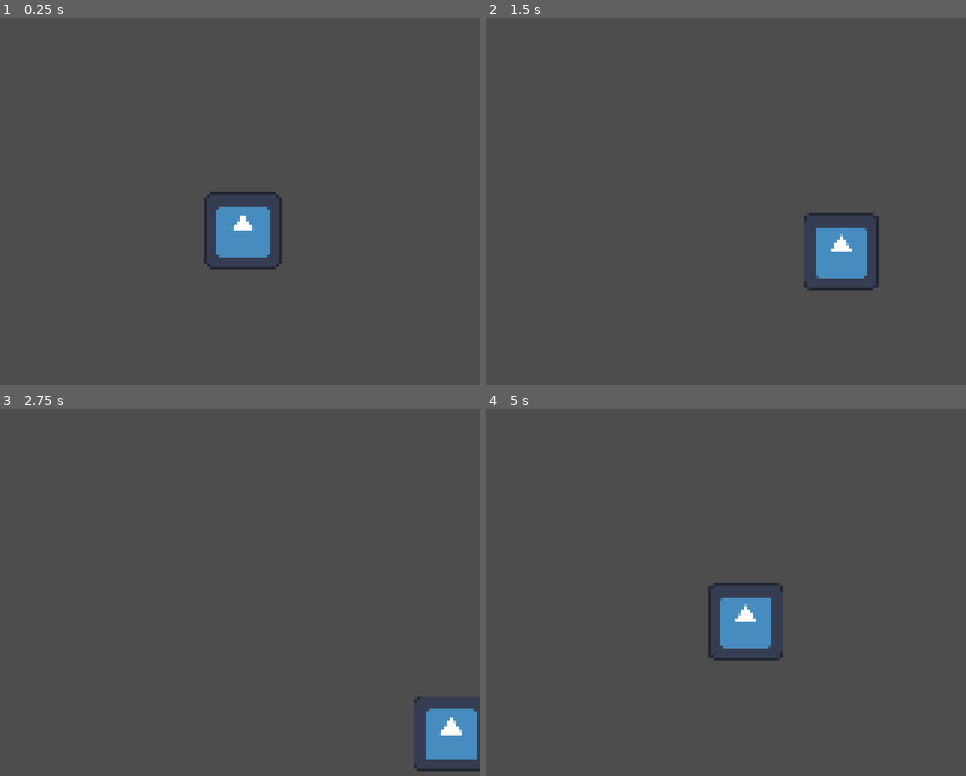
Above: before the commit, frames 1-4 (two rows, left to right).
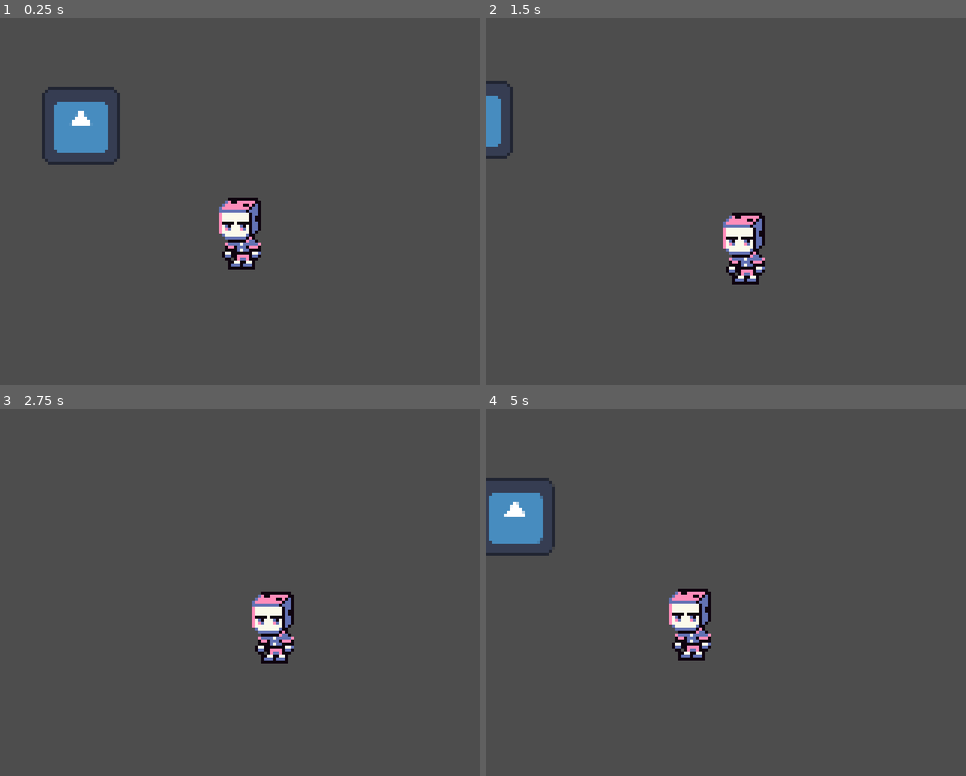
Above: after the commit, the same moments.

Repository: 0xspiderr/gbjam13_gamejam
Game: Godot game, scene res://scenes/game/game.tscn
The game is run twice, just before and just after one commit, with the same random seed, the same clock (stepped at 60 frames per second) and the same inputs. The engine's default icon, where the game draws it, is replaced by a stand-in: a white triangle on a blue panel in a dark square.
Inputs:
- Up to frame 1 (0.25 s): no input
- Up to frame 2 (1.5 s): tap Enter at 0.5 s; hold D (right) 0.53-1.28 s; hold S (down) from 1.28 s (still down)
- Up to frame 3 (2.75 s): release S (down) at 2.03 s; hold D (right) from 2.03 s (still down)
- Up to frame 4 (5 s): release D (right) at 2.78 s; hold W (up) 2.78-3.53 s; hold A (left) from 3.53 s (still down)

The runs differ from the first frame. In frame 1, 4.3% of the frame differs, in the area x 8-59%, y 18-69%; in frame 2, 4.0%; in frame 3, 3.1%; in frame 4, 5.1%, in the area x 0-62%, y 18-69%.

Commit message:
event bus and player camera added

Diff:
--- a/components/area_detection_component/area_detection_component.gd
+++ b/components/area_detection_component/area_detection_component.gd
@@ -2,4 +2,5 @@
 
 
 func _on_body_entered(body: Node2D) -> void:
-	pass
+	if body is Player:
+		EventBus.start_combat.emit()
--- a/components/area_detection_component/area_detection_component.tscn
+++ b/components/area_detection_component/area_detection_component.tscn
@@ -5,6 +5,7 @@
 [sub_resource type="RectangleShape2D" id="RectangleShape2D_kjiq5"]
 
 [node name="AreaDetectionComponent" type="Area2D"]
+scale = Vector2(2, 2.049)
 script = ExtResource("1_miaap")
 
 [node name="CollisionShape2D" type="CollisionShape2D" parent="."]
--- a/project.godot
+++ b/project.godot
@@ -14,6 +14,10 @@
 run/main_scene="uid://dscp41dctwy3h"
 config/features=PackedStringArray("4.4", "GL Compatibility")
 config/icon="res://icon.svg"
+
+[autoload]
+
+EventBus="*res://singletons/event_bus.gd"
 
 [display]
 
--- a/scenes/enemy/enemy.tscn
+++ b/scenes/enemy/enemy.tscn
@@ -1,6 +1,7 @@
-[gd_scene load_steps=3 format=3 uid="uid://cp6enqfwfeyu7"]
+[gd_scene load_steps=4 format=3 uid="uid://cp6enqfwfeyu7"]
 
 [ext_resource type="Texture2D" uid="uid://c7fwrd83wwthf" path="res://icon.svg" id="1_4a83h"]
+[ext_resource type="PackedScene" uid="uid://v3kgvdsj8d8i" path="res://components/area_detection_component/area_detection_component.tscn" id="2_a3pup"]
 
 [sub_resource type="RectangleShape2D" id="RectangleShape2D_4a83h"]
 
@@ -12,3 +13,7 @@
 
 [node name="CollisionShape2D" type="CollisionShape2D" parent="."]
 shape = SubResource("RectangleShape2D_4a83h")
+
+[node name="AreaDetectionComponent" parent="." instance=ExtResource("2_a3pup")]
+
+[editable path="AreaDetectionComponent"]
--- a/scenes/game/game.tscn
+++ b/scenes/game/game.tscn
@@ -1,8 +1,14 @@
-[gd_scene load_steps=2 format=3 uid="uid://dscp41dctwy3h"]
+[gd_scene load_steps=3 format=3 uid="uid://dscp41dctwy3h"]
 
 [ext_resource type="PackedScene" uid="uid://byvrh5g6p20lk" path="res://scenes/player/player.tscn" id="1_sul5r"]
+[ext_resource type="PackedScene" uid="uid://cp6enqfwfeyu7" path="res://scenes/enemy/enemy.tscn" id="2_7h61r"]
 
 [node name="Game" type="Node"]
 
 [node name="Player" parent="." instance=ExtResource("1_sul5r")]
 position = Vector2(81, 71)
+
+[node name="Enemies" type="Node2D" parent="."]
+
+[node name="Enemy" parent="Enemies" instance=ExtResource("2_7h61r")]
+position = Vector2(28, 35)
--- a/scenes/player/player.tscn
+++ b/scenes/player/player.tscn
@@ -1,7 +1,7 @@
 [gd_scene load_steps=4 format=3 uid="uid://byvrh5g6p20lk"]
 
-[ext_resource type="Texture2D" uid="uid://c7fwrd83wwthf" path="res://icon.svg" id="1_8afob"]
 [ext_resource type="Script" uid="uid://cjafidlcvvgv3" path="res://scenes/player/player.gd" id="1_dovo2"]
+[ext_resource type="Texture2D" uid="uid://c6wddf3aubqja" path="res://assets/sprites/dice-sprite.png" id="2_dovo2"]
 
 [sub_resource type="RectangleShape2D" id="RectangleShape2D_8afob"]
 
@@ -9,10 +9,11 @@
 script = ExtResource("1_dovo2")
 
 [node name="PlayerSprite" type="Sprite2D" parent="."]
-scale = Vector2(0.2, 0.2)
-texture = ExtResource("1_8afob")
-metadata/_edit_lock_ = true
+texture = ExtResource("2_dovo2")
 
 [node name="CollisionShape2D" type="CollisionShape2D" parent="."]
 shape = SubResource("RectangleShape2D_8afob")
-metadata/_edit_lock_ = true
+
+[node name="PlayerCamera" type="Camera2D" parent="."]
+position_smoothing_enabled = true
+position_smoothing_speed = 4.0
--- /dev/null
+++ b/singletons/event_bus.gd
@@ -0,0 +1,5 @@
+extends Node
+
+# combat signals
+signal start_combat()
+signal end_combat
Not shown, changed: Assets/Sprites/dice-sprite.png.import
Not shown, added: singletons/event_bus.gd.uid
